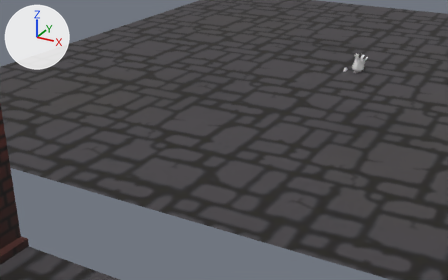
The OBJ model RenderingProject/models/tileset.obj: old version first, new version second.
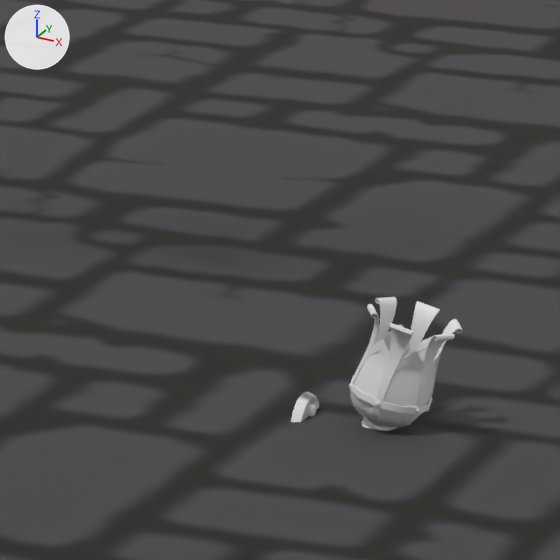
Old and new are each drawn from a 50 mm lens placed at (5.37, -18.13, 5.92), pointed at (-3.19, -2.57, -1.86) and again close up on the part from 67% to 85% of the width and 4% to 33% of the height. Lighting does not change. The marker at upper left points along +X, +Y and +Z. Where no turn or scale is listed for an object, it has been applied to the vertices.

Objects in the first close-up: 'sconce', 'tile0'.
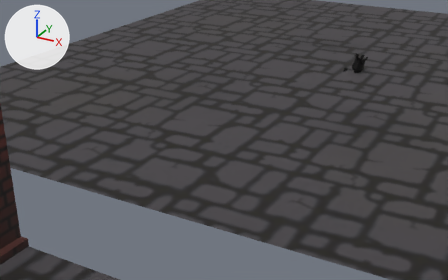
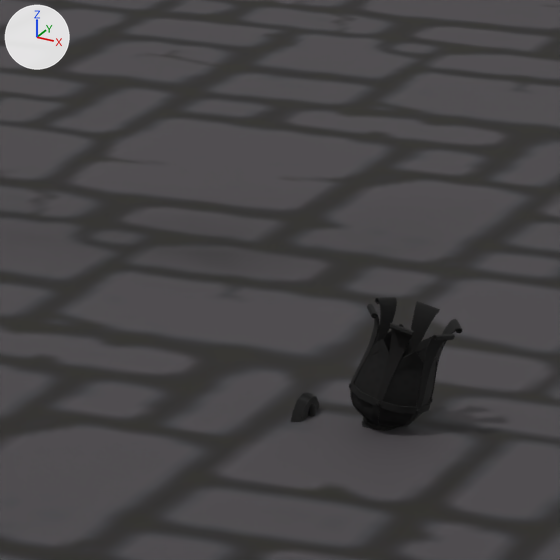
Pixel boxes [x1, y1, x2, y2] of what changed, in the close-ups (560 x 560 px):
'sconce', recoloured (grey to black)
    both: [291, 297, 462, 431]

The change, as a list of edits to the scene's bpy script:
```text
Add img_sconce_png:
    img_sconce_png = load_image('sconce.png', '../textures/sconce.png', 1024, 1024, 'sRGB')
Add mat_sconce:
    mat_sconce = principled_material('sconce')
    mat_sconce.texture = img_sconce_png
    mat_sconce.metallic = 0.155
    mat_sconce.roughness = 0.927
Change me_sconce:
    where me_sconce.from_pydata(...)  # 2806 vertices, 2668 faces; spans x -0.3..0.37, y -0.34..0.34, z -1.25..0.69
    remove me_sconce.materials.append(mat_material)  # white #e7e7e7
    add me_sconce.materials.append(mat_sconce)  # picture img_sconce_png
```
